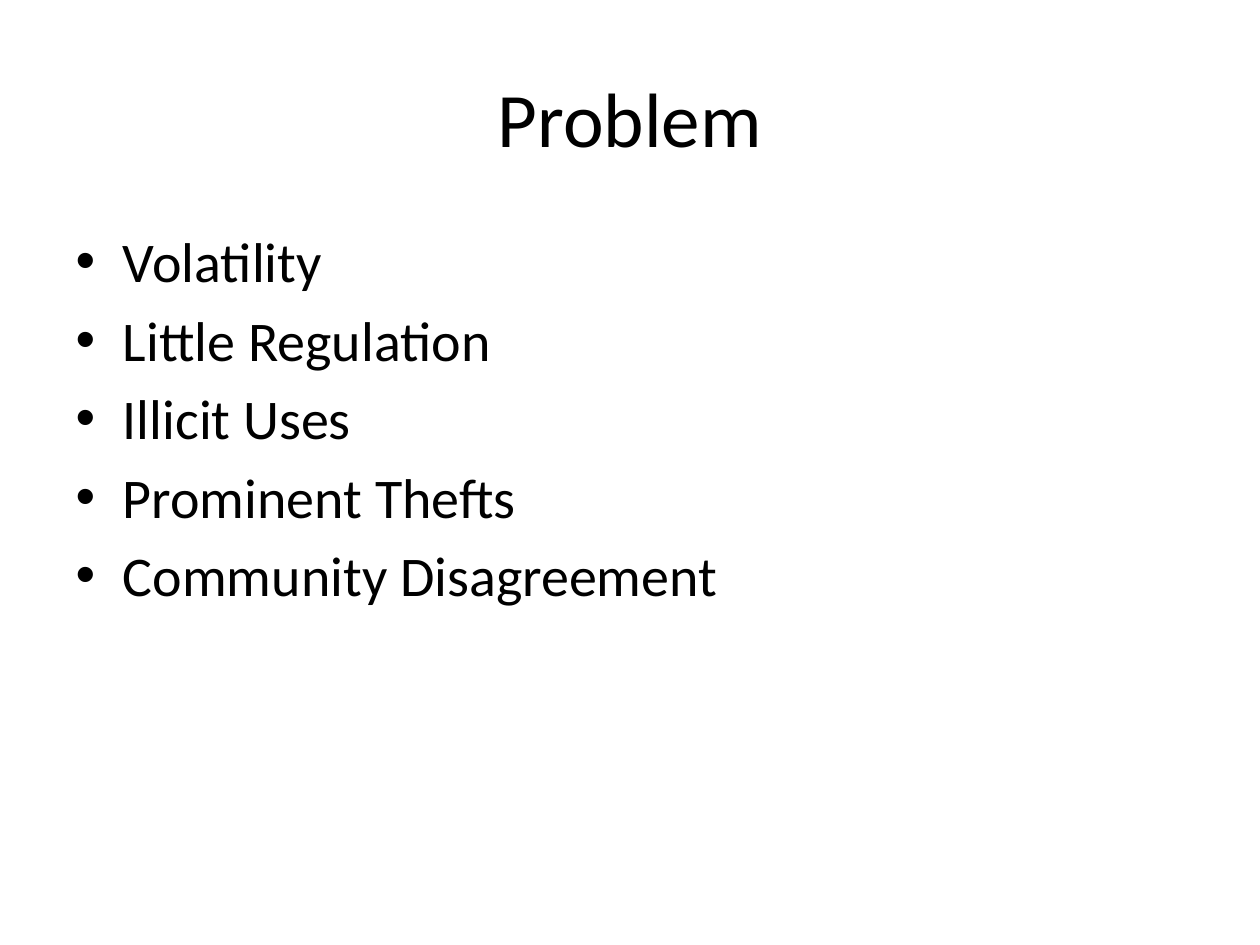
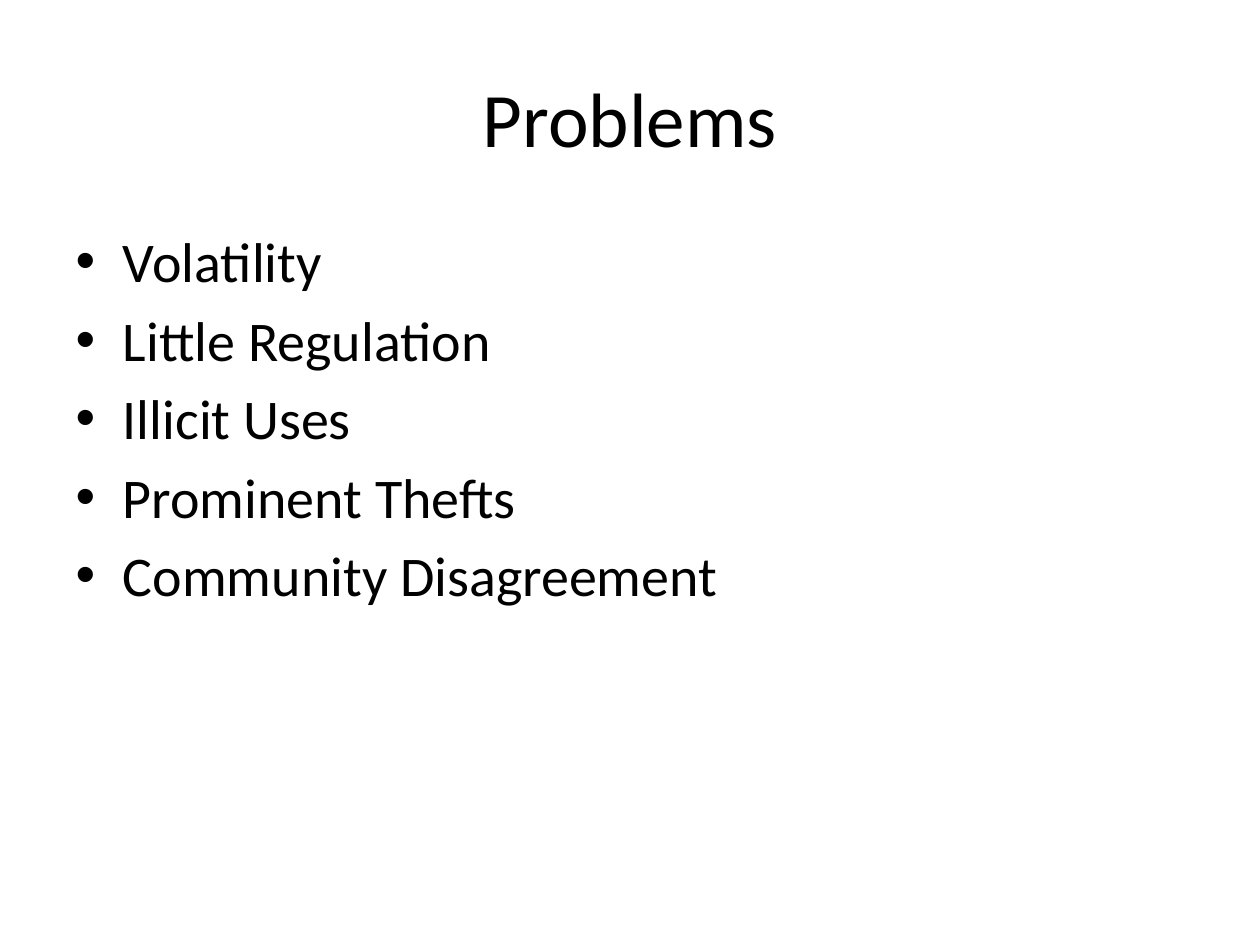
Before and after one commit to dc1340/cornell_data_hackathon_2_2016, a slide deck: slide 3 of Hackathon_Presentation.pptx. Drawn at 1260x945 pixels with LibreOffice and Linux fonts; fonts in the diff are those of the drawing. Boxes give left, top, right and bottom in pixels: in the first picture for what was removed or moved away, otherwise in the second. Text is boxed around its words. In the diff, an @@ line names an element or a change of style, - is before the commit and + after.

```diff
--- a/Hackathon_Presentation.pptx
+++ b/Hackathon_Presentation.pptx
@@ title at (x1=483, y1=93, x2=777, y2=148): text changed @@
-Problem
+Problems
```
Also in this commit, not shown: 6 other slides changed, 4 slides added, 2 slides removed.
